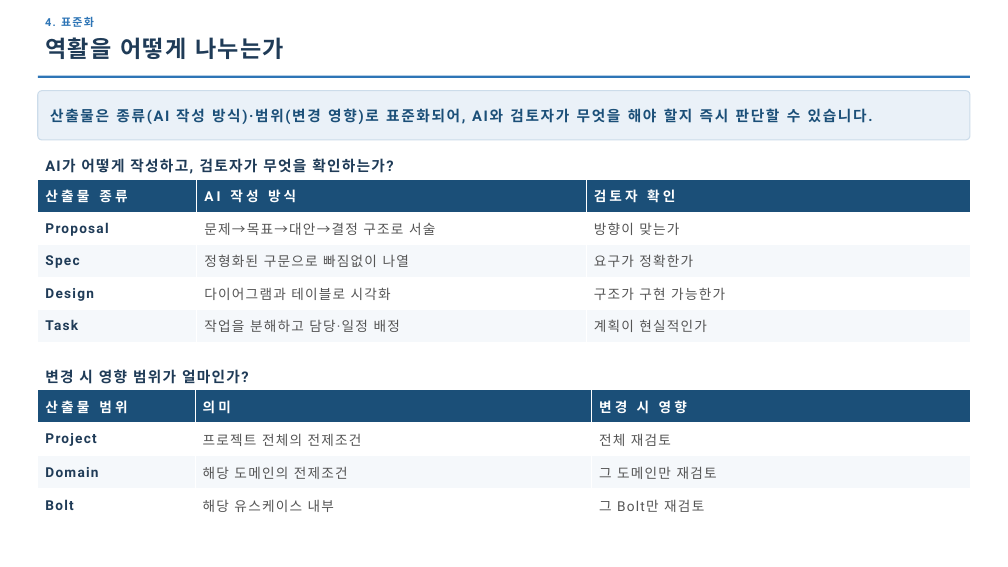
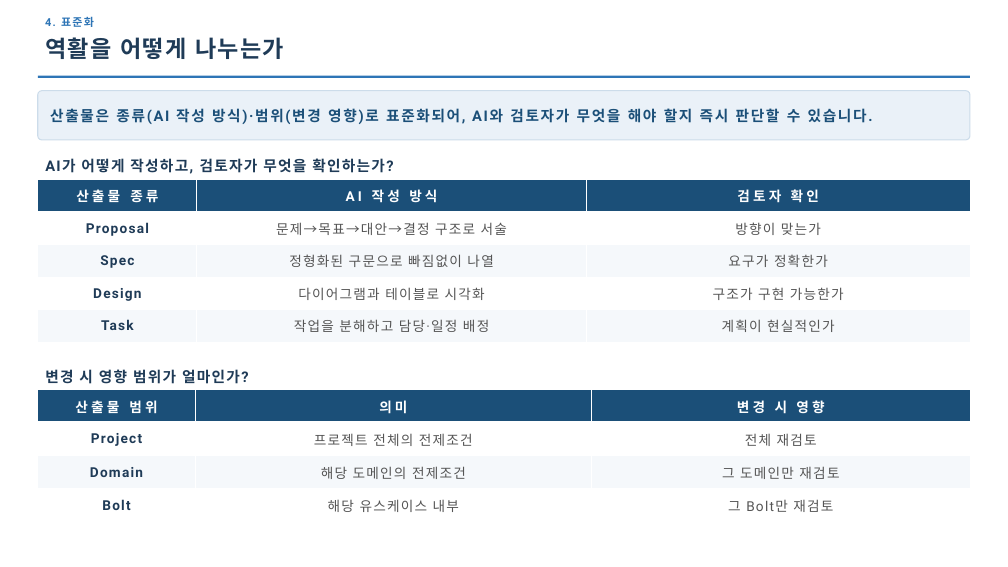
Before and after one commit to parknahyun/runNShop, a slide deck: slide 4 of docs/주간보고/AI활용_개발공정_지침서_보고용 복사본.pptx. Drawn at 1008x567 pixels with LibreOffice and Linux fonts; fonts in the diff are those of the drawing. Boxes give left, top, right and bottom in pixels: in the first picture for what was removed or moved away, otherwise in the second. Text is boxed around its words. In the diff, an @@ line names an element or a change of style, - is before the commit and + after.

```diff
--- a/docs/주간보고/AI활용_개발공정_지침서_보고용 복사본.pptx
+++ b/docs/주간보고/AI활용_개발공정_지침서_보고용 복사본.pptx
@@ table at [38, 180, 970, 343] @@
@@ alignment left to centre @@
@@ table at [38, 389, 970, 522] @@
@@ alignment left to centre @@
```
Also in this commit, not shown: 5 other slides changed, 12 other files.
